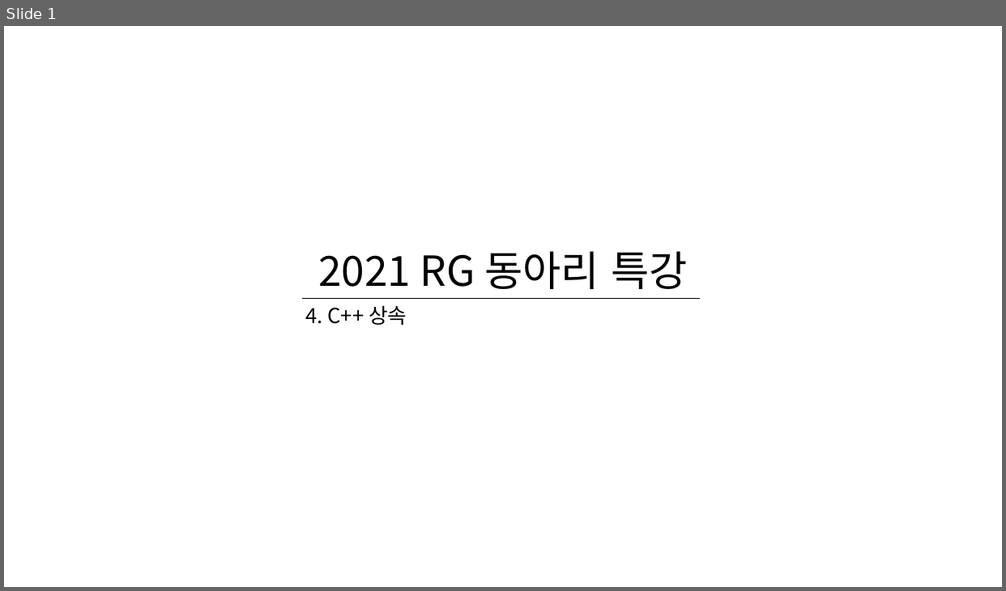
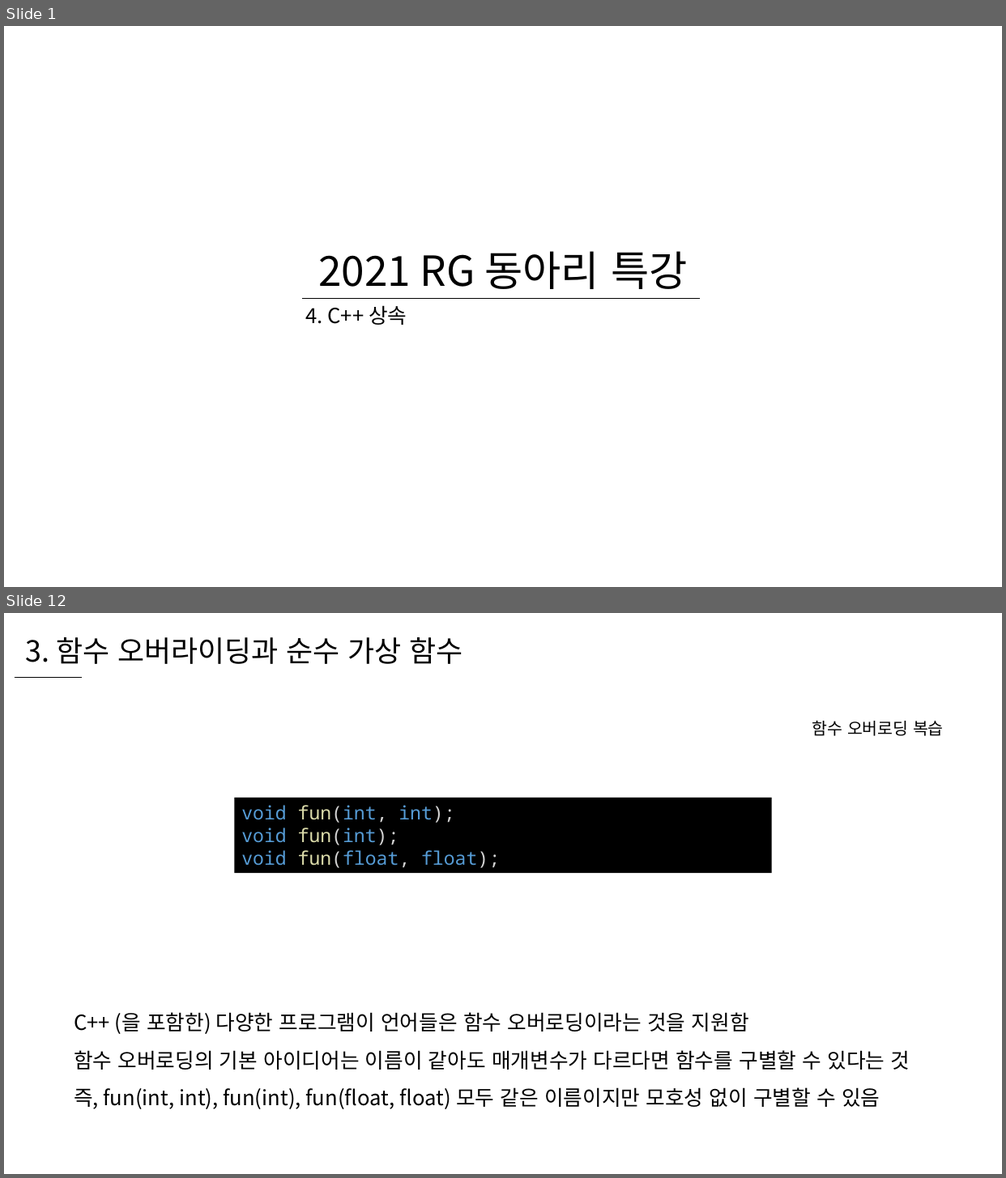
Before and after one commit to WooLyung/2021-RG-Lecture, a slide deck: 선행 자료/4 - C++ 상속.pptx. Shown one above the other, each under a label of ours: slide 1 before the commit, slides 1 and 12 after it; the slides between them are not shown. The pictures are 1006x591 and 1006x1178 pixels, drawn with LibreOffice and Linux fonts; fonts in the diff are those of the drawing. Boxes give left, top, right and bottom in pixels: in the first picture for what was removed or moved away, otherwise in the second. Text is boxed around its words. In the diff, an @@ line names an element or a change of style, - is before the commit and + after.

```diff
--- a/선행 자료/4 - C++ 상속.pptx
+++ b/선행 자료/4 - C++ 상속.pptx
@@ slide 12 added at [4, 613, 1002, 1174], background #FFFFFF @@
@@ text added at [25, 637, 463, 664], 28 pt, text #000000 @@
+3. 함수 오버라이딩과 순수 가상 함수
@@ line added from (15, 677) to (82, 677), #000000 0.5 pt @@
@@ text added at [812, 721, 944, 736], 16 pt, text #000000 @@
+함수 오버로딩 복습
@@ rectangle added at [235, 798, 772, 874], fill #000000, 18 pt, text #569CD6 @@
+void fun(int, int);
+void fun(int);
+void fun(float, float);
@@ text added at [74, 1012, 910, 1110], 20 pt, text #000000 @@
+C++ (을 포함한) 다양한 프로그램이 언어들은 함수 오버로딩이라는 것을 지원함
+함수 오버로딩의 기본 아이디어는 이름이 같아도 매개변수가 다르다면 함수를 구별할 수 있다는 것
+즉, fun(int, int), fun(int), fun(float, float) 모두 같은 이름이지만 모호성 없이 구별할 수 있음
```
Also in this commit, not shown: 2 slides changed, 27 other slides added, 2 other files.
